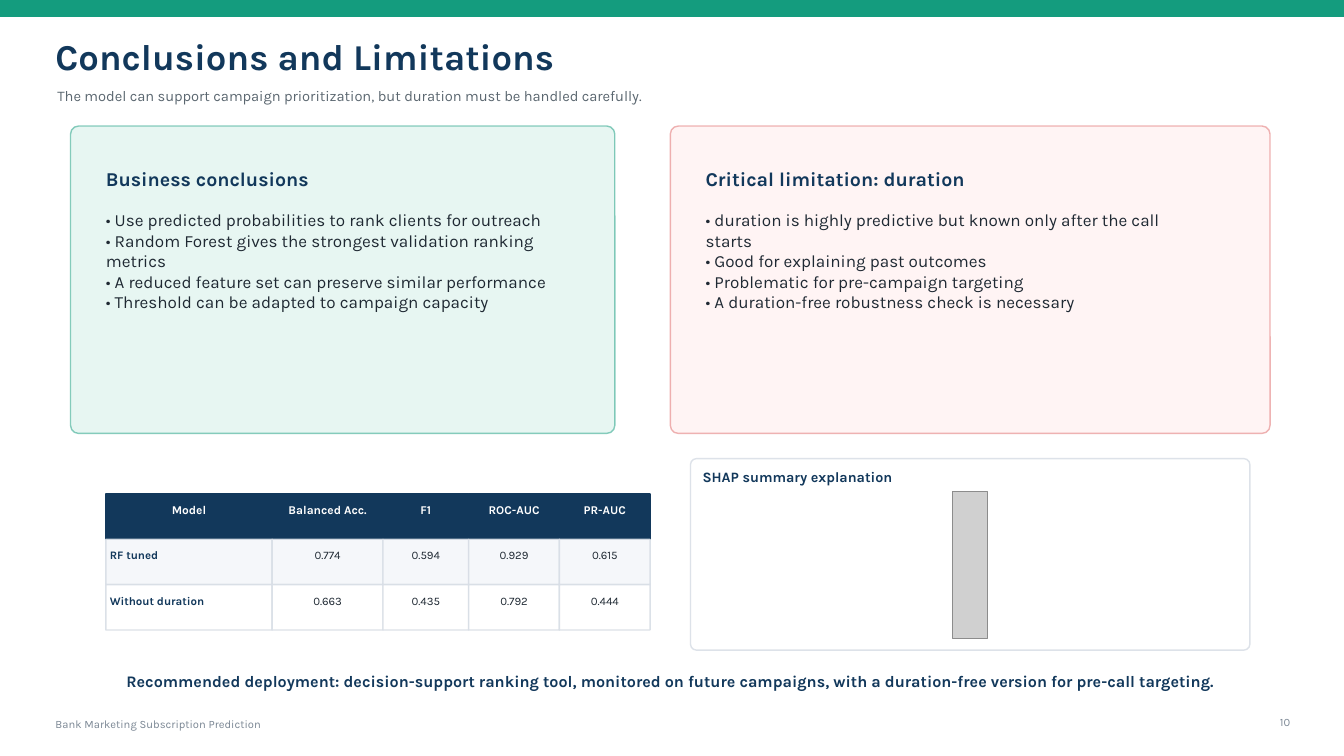
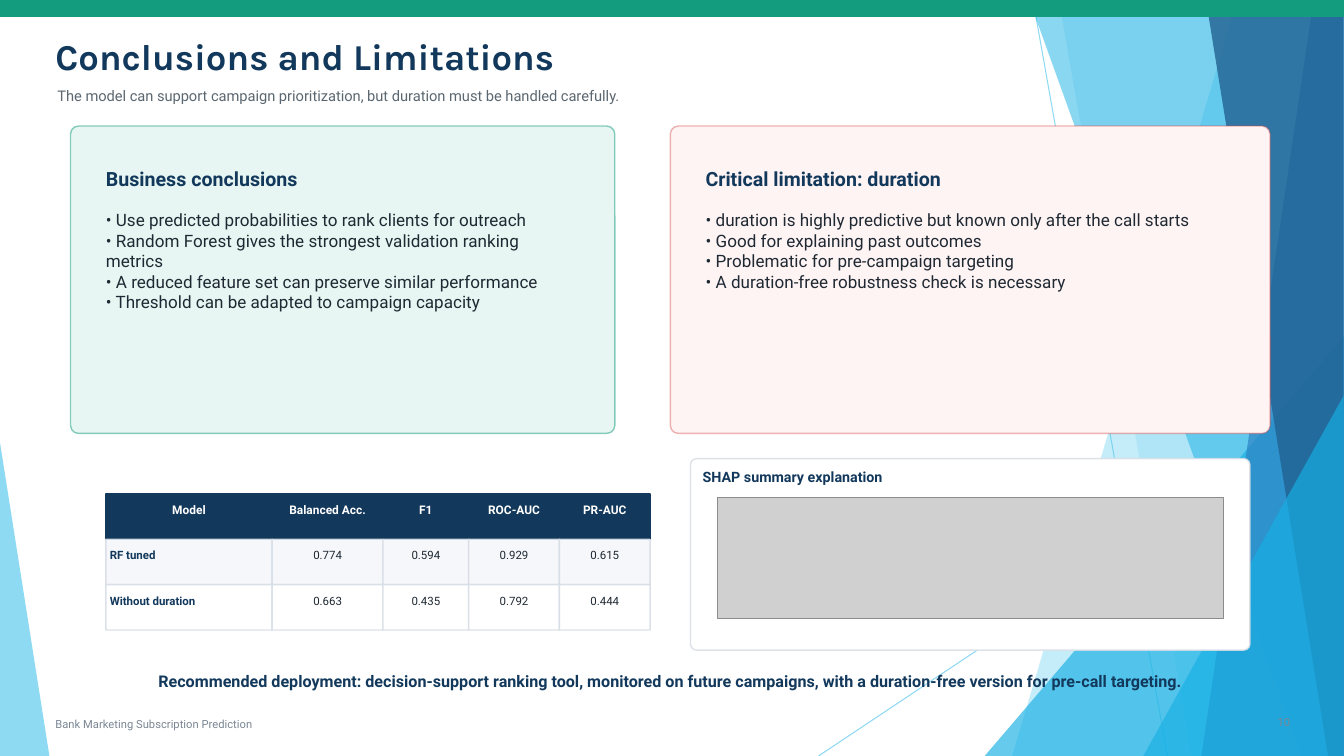
Before and after one commit to MarianoAkaMery/fintech-bank-marketing-ml, a slide deck: slide 10 of Bank_Marketing_Subscription_Prediction.pptx. Drawn at 1344x756 pixels with LibreOffice and Linux fonts; fonts in the diff are those of the drawing; grey boxes stand for pictures. Boxes give left, top, right and bottom in pixels: in the first picture for what was removed or moved away, otherwise in the second. Text is boxed around its words. In the diff, an @@ line names an element or a change of style, - is before the commit and + after.

```diff
--- a/Bank_Marketing_Subscription_Prediction.pptx
+++ b/Bank_Marketing_Subscription_Prediction.pptx
@@ group added at [0,0,1344,756]: 5 freeform shapes, 3 triangles, 2 lines @@
@@ picture at [718,498,1224,619]: rotation 0 to 270 degrees @@
@@ font Karla to Roboto in 23 elements at [57,90,619,104], [55,720,253,730], [106,171,297,186], [106,213,538,312], [706,171,940,187], [716,213,1189,292], [172,505,205,514], [289,505,366,514], [419,505,432,514], [488,505,540,514], [583,505,626,514], [110,550,155,559], [313,550,342,559], [412,550,441,559], [500,550,529,559], [590,550,619,559], [110,596,196,605], [313,596,342,605], [412,596,441,605], [500,596,529,605], [590,596,619,605], [703,471,883,485], [158,673,1181,692] @@
@@ text removed at [1280,719,1290,726] @@
-10
```
Also in this commit, not shown: 9 other slides changed.
